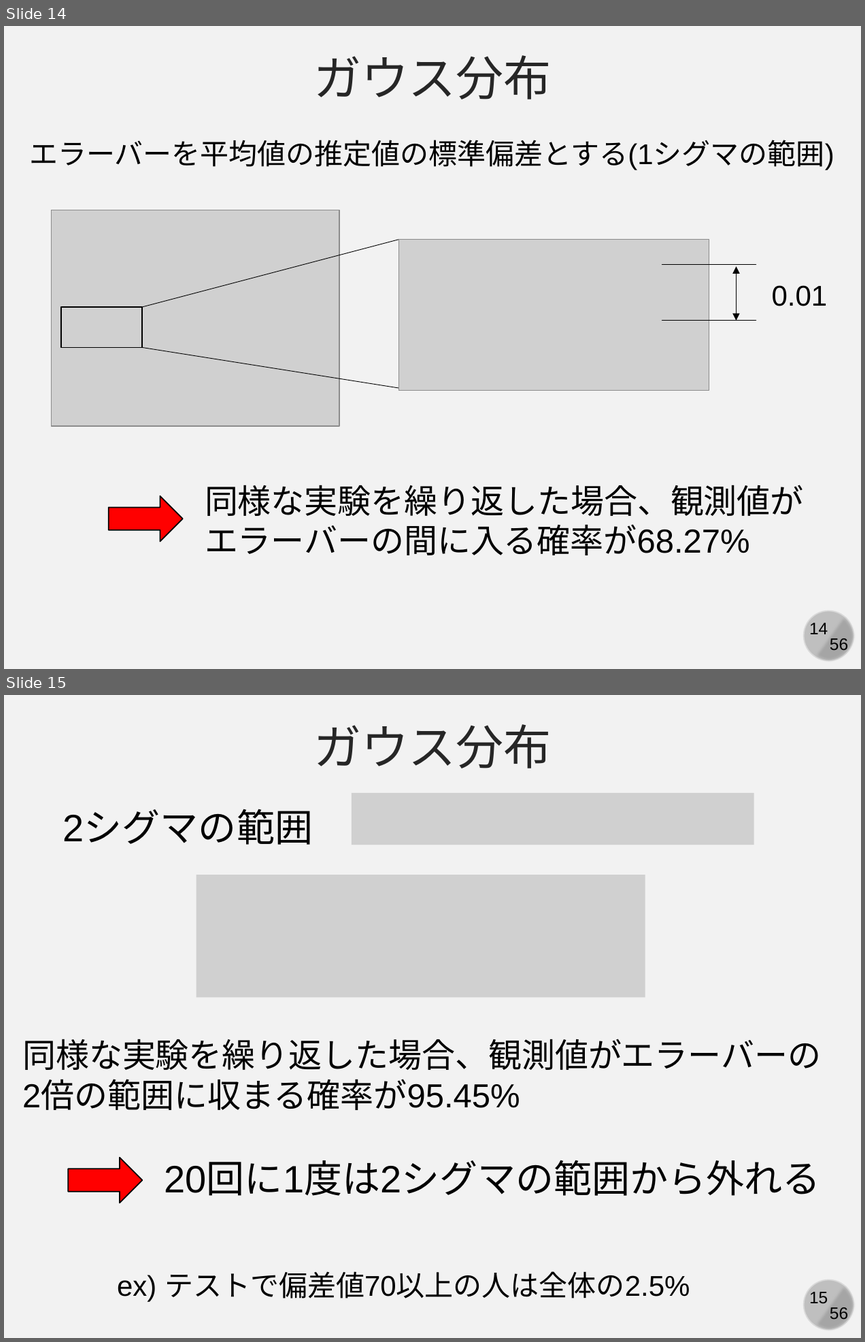
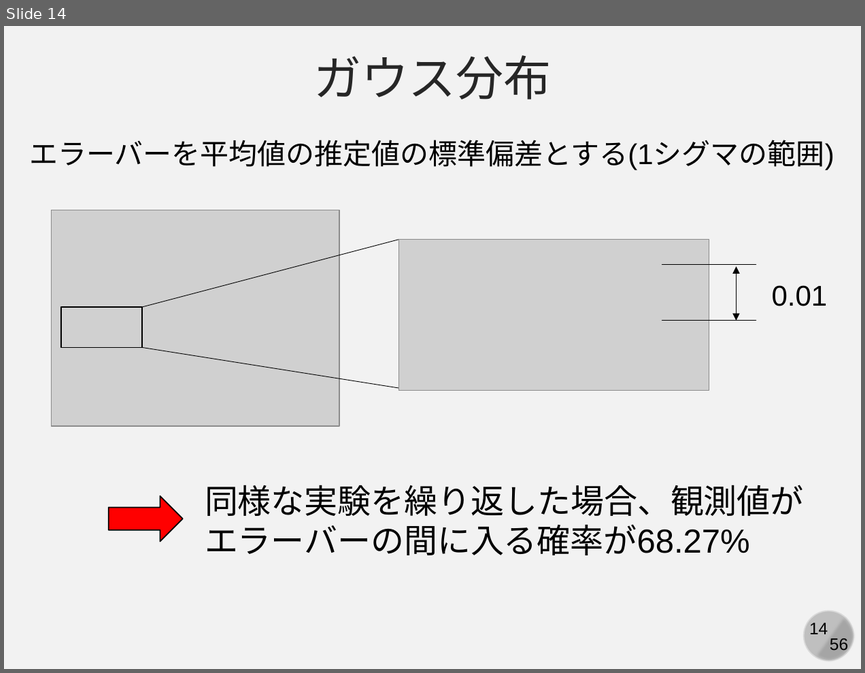
Before and after one commit to kaityo256/simulation_engineering, a slide deck: 03_mc_advanced/simulation03.pptx. Shown one above the other, each under a label of ours: slides 14 and 15 before the commit, slide 14 after it. The pictures are 865x1342 and 865x673 pixels, drawn with LibreOffice and Linux fonts; fonts in the diff are those of the drawing; grey boxes stand for pictures. Boxes give left, top, right and bottom in pixels: in the first picture for what was removed or moved away, otherwise in the second. Text is boxed around its words. In the diff, an @@ line names an element or a change of style, - is before the commit and + after.

```diff
--- a/03_mc_advanced/simulation03.pptx
+++ b/03_mc_advanced/simulation03.pptx
@@ slide 15 removed at (x1=4, y1=695, x2=861, y2=1338), background #F2F2F2; not listed: 4 template elements that a slide beside it also shows @@
@@ text removed at (x1=313, y1=724, x2=551, y2=768) @@
-ガウス分布
@@ picture removed at (x1=352, y1=793, x2=755, y2=845) @@
@@ text removed at (x1=63, y1=811, x2=313, y2=845) @@
-2シグマの範囲
@@ picture removed at (x1=196, y1=875, x2=645, y2=998) @@
@@ text removed at (x1=22, y1=1038, x2=821, y2=1110) @@
-同様な実験を繰り返した場合、観測値がエラーバーの2倍の範囲に収まる確率が95.45%
@@ right arrow removed at (x1=68, y1=1157, x2=143, y2=1202) @@
@@ text removed at (x1=164, y1=1162, x2=821, y2=1195) @@
-20回に1度は2シグマの範囲から外れる
@@ text removed at (x1=117, y1=1271, x2=689, y2=1302) @@
-ex) テストで偏差値70以上の人は全体の2.5%
```
Also in this commit, not shown: 3 slides changed, 9 slides added, 11 other files.
